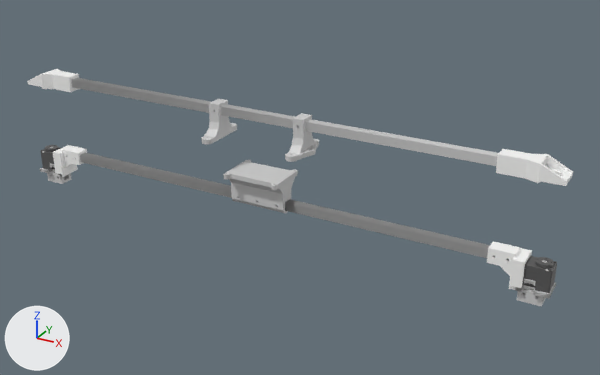
Renders of the COLLADA model Tools/simulation/gz/models/x500_dual_300/meshes/thrusters_frame_300.dae from each side of a commit.
One viewpoint serves both versions: a camera (50 mm lens) standing at (0.426, -0.689, 0.337) and looking at (0.039, 0.014, -0.015). The lights are fixed; the arrows at lower left show +X, +Y and +Z. The older version comes first. Where no turn or scale is listed for an object, it has been applied to the vertices. Vertices at exactly the same position are counted once.

Objects in the first picture: 'edf_torsional_300'.
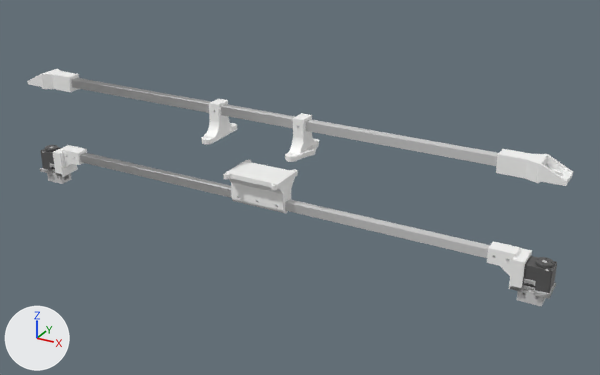
Where the newer file only moved an object's origin or applied its transform, the numbers keep the older frame.

Location of each change, (x1, y1, x2, y2) in pixels of the pictures (600 x 375 px):
part 1 of me_edf_torsional_300_001, reshaped: before (202, 111, 319, 213); after (202, 104, 319, 213)
part 2 of me_edf_torsional_300_001, recoloured: (206, 99, 313, 213) in both

Patch to the scene script:
```diff
--- a/Tools/simulation/gz/models/x500_dual_300/meshes/thrusters_frame_300.dae.py
+++ b/Tools/simulation/gz/models/x500_dual_300/meshes/thrusters_frame_300.dae.py
@@ me_edf_torsional_300_001 @@
 # used by ob_edf_torsional_300; location = (-0.3143, -0.0063, -0.0017)
-me_edf_torsional_300_001.from_pydata(...)  # 3655 vertices, 7590 faces; spans x 0.003..0.626, y -0.023..0.035, z -0.067..0.072
+me_edf_torsional_300_001.from_pydata(...)  # 6022 vertices, 12257 faces; spans x 0.003..0.626, y -0.023..0.035, z -0.067..0.072
+# me_edf_torsional_300_001 part 1: 16 vertices moved within x 0.256..0.364, y -0.023..0.033, z -0.029..0.065; 99 vertices removed from x 0.25..0.378, y -0.023..0.035, z -0.036..0.065; 292 vertices added at x 0.25..0.378, y -0.023..0.035, z -0.037..0.065
+# me_edf_torsional_300_001 part 2: 258 faces spanning x 0.004..0.372, y -0.02..0.031, z -0.055..0.071 switch from mat_steel___satin_022 (light grey #cfcfcf) to mat_abs__white__017 (white #fbfbfa)
+# other edits to the shape of me_edf_torsional_300_001 do not show in these pictures
 me_edf_torsional_300_001.materials.append(mat_plastic___glossy__black__018)
```
